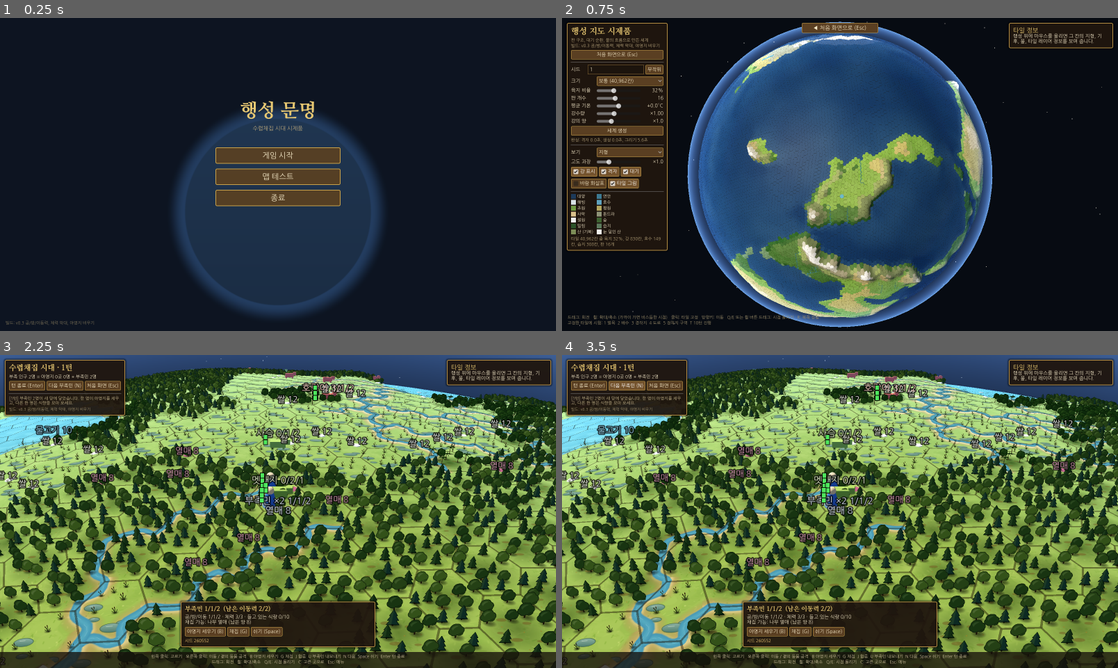
Above: before the commit, frames 1-4 (two rows, left to right).
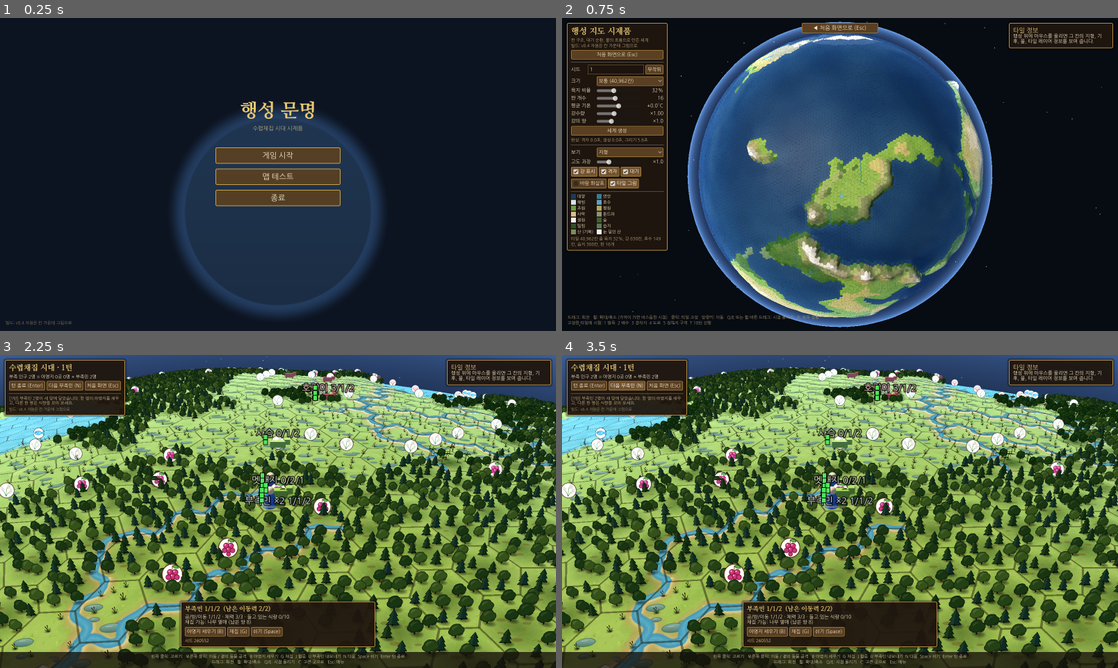
Above: after the commit, the same moments.

Repository: azsky18/planet-civ
Game: Godot game, scene res://main.tscn
Same seed, same stepped clock (60 frames per second), same inputs: the game is played once before the commit and once after it.
Inputs:
- Up to frame 1 (0.25 s): no input
- Up to frame 2 (0.75 s): click "맵 테스트" at 0.5 s
- Up to frame 3 (2.25 s): click "처음 화면으로 (Esc)" at 1.25 s; click "게임 시작" at 2 s
- Up to frame 4 (3.5 s): click "다음 부족민 (N)" at 2.75 s

The runs differ from the first frame. In frame 1, less than 0.1% of the frame differs, in the area x 3-17%, y 96-98%; in frame 2, less than 0.1%; in frame 3, 4.1%, in the area x 0-93%, y 3-100%; in frame 4, 4.1%.

Commit message:
v8.4: 채집 식량을 칸 가운데 그림으로, 매장량 숫자는 정보 창에서만
- 자원 표식을 칸 경계 쪽 원판+숫자 글자에서 칸 가운데 그림(밀, 쌀, 열매, 물고기, 조개)으로 바꿈
- 다 쓴 자원은 흐리게 표시
- 빈 칸을 왼쪽 클릭하면 그 칸 정보(매장량 포함)를 오른쪽 창에 고정

Co-Authored-By: Claude Opus 5.5 <noreply@anthropic.com>
Claude-Session: https://claude.ai/code/session_01Qhjcv9T3aL9eTCSWBnAu6T

Diff:
--- a/scripts/game.gd
+++ b/scripts/game.gd
@@ -244,6 +244,30 @@
 
 
 var _hp_tex := {}
+var _res_tex := {}
+
+## 채집 식량 그림 (64px SVG). 밝은 원판 위에 그려 어느 바닥에서도 잘 보이게 한다.
+const RES_SVG := {
+	1: "<g stroke='#6b4a12' stroke-width='2'><path d='M32 58 L32 18' fill='none'/><g fill='#f0c23e'><ellipse cx='32' cy='14' rx='4' ry='7'/><ellipse cx='25' cy='22' rx='4' ry='7' transform='rotate(-30 25 22)'/><ellipse cx='39' cy='22' rx='4' ry='7' transform='rotate(30 39 22)'/><ellipse cx='25' cy='33' rx='4' ry='7' transform='rotate(-30 25 33)'/><ellipse cx='39' cy='33' rx='4' ry='7' transform='rotate(30 39 33)'/><ellipse cx='26' cy='44' rx='4' ry='6' transform='rotate(-30 26 44)'/><ellipse cx='38' cy='44' rx='4' ry='6' transform='rotate(30 38 44)'/></g></g>",
+	2: "<g stroke='#2f5a1c' stroke-width='2' fill='none'><path d='M30 58 C30 40 30 26 40 14'/><path d='M30 58 C26 44 20 36 14 30'/><path d='M30 58 C34 46 42 40 50 38'/></g><g fill='#f7f3e0' stroke='#7a6a3a' stroke-width='1.5'><ellipse cx='42' cy='14' rx='3' ry='5'/><ellipse cx='38' cy='21' rx='3' ry='5'/><ellipse cx='45' cy='22' rx='3' ry='5'/><ellipse cx='14' cy='27' rx='3' ry='5'/><ellipse cx='19' cy='32' rx='3' ry='5'/><ellipse cx='50' cy='34' rx='3' ry='5'/><ellipse cx='45' cy='39' rx='3' ry='5'/></g>",
+	3: "<path d='M32 10 C40 6 48 10 50 16 C42 18 36 16 32 10 Z' fill='#4f9a3a' stroke='#245018' stroke-width='2'/><path d='M32 10 L32 20' stroke='#5a3a1a' stroke-width='2'/><g fill='#b0305e' stroke='#5a1030' stroke-width='2'><circle cx='26' cy='28' r='8'/><circle cx='40' cy='28' r='8'/><circle cx='33' cy='40' r='8'/><circle cx='21' cy='42' r='7'/><circle cx='45' cy='42' r='7'/><circle cx='33' cy='53' r='6'/></g><g fill='#f2b6cf'><circle cx='23' cy='25' r='2'/><circle cx='37' cy='25' r='2'/><circle cx='30' cy='37' r='2'/></g>",
+	4: "<path d='M8 32 C18 16 40 16 50 32 C40 48 18 48 8 32 Z' fill='#4aa3e0' stroke='#1c4f78' stroke-width='2.5'/><path d='M48 32 L60 20 L60 44 Z' fill='#4aa3e0' stroke='#1c4f78' stroke-width='2.5'/><circle cx='18' cy='29' r='3' fill='#10263a'/><path d='M26 24 C30 30 30 34 26 40' fill='none' stroke='#1c4f78' stroke-width='2'/>",
+	5: "<path d='M32 54 L10 30 C12 14 52 14 54 30 Z' fill='#f2a693' stroke='#8a3f2f' stroke-width='2.5'/><g stroke='#8a3f2f' stroke-width='2' fill='none'><path d='M32 54 L20 22'/><path d='M32 54 L32 18'/><path d='M32 54 L44 22'/><path d='M32 54 L13 28'/><path d='M32 54 L51 28'/></g><path d='M24 54 L40 54 L36 60 L28 60 Z' fill='#e48a76' stroke='#8a3f2f' stroke-width='2'/>",
+}
+
+
+func _res_icon(r: int) -> Texture2D:
+	if _res_tex.has(r):
+		return _res_tex[r]
+	var svg: String = "<svg xmlns='http://www.w3.org/2000/svg' width='64' height='64' viewBox='0 0 64 64'>" \
+		+ "<circle cx='32' cy='34' r='29' fill='#fff8e6' fill-opacity='0.82' stroke='#3a2a14' stroke-width='2.5'/>" \
+		+ RES_SVG[r] + "</svg>"
+	var img := Image.new()
+	img.load_svg_from_string(svg, 2.0)
+	img.generate_mipmaps()
+	var t := ImageTexture.create_from_image(img)
+	_res_tex[r] = t
+	return t
 
 ## 체력 막대 그림: 칸 하나가 체력 1. 남은 체력은 초록, 잃은 체력은 빨강, 위에서부터 잃는다.
 func _hp_texture(hp: int, full: int) -> ImageTexture:
@@ -343,7 +367,7 @@
 		if not alive.has(id):
 			_unit_nodes[id].queue_free()
 			_unit_nodes.erase(id)
-	# 채집 식량
+	# 채집 식량: 칸 가운데에 그림으로만 보여 준다 (남은 양은 칸을 클릭하면 오른쪽 정보 창에)
 	for i in gen.n:
 		var r: int = rules.res_kind[i]
 		if r == GameRules.Res.NONE:
@@ -351,25 +375,24 @@
 		var amt: int = rules.res_amt[i]
 		var entry: Array = _res_nodes.get(i, [])
 		if entry.is_empty():
-			var node := Node3D.new()
-			var mi := MeshInstance3D.new()
-			mi.mesh = _res_mesh
-			mi.material_override = _mat(GameRules.RES_COLORS[r])
-			mi.visibility_range_end = 0.9
-			node.add_child(mi)
-			var lbl := _label("", GameRules.RES_COLORS[r].lightened(0.3), 22, 0.3)
-			lbl.position = Vector3(0, hs.spacing * 0.12, 0)
-			node.add_child(lbl)
+			var icon := Sprite3D.new()
+			icon.texture = _res_icon(r)
+			icon.billboard = BaseMaterial3D.BILLBOARD_ENABLED
+			icon.pixel_size = hs.spacing * 0.34 / 128.0
+			icon.alpha_cut = SpriteBase3D.ALPHA_CUT_DISCARD
+			icon.texture_filter = BaseMaterial3D.TEXTURE_FILTER_LINEAR_WITH_MIPMAPS
+			icon.shaded = false
+			icon.visibility_range_end = 0.9
 			var tf: Transform3D = _frame(_ground(i))
-			tf.origin += (tf.basis.x * 0.3 - tf.basis.z * 0.3) * hs.spacing
-			node.transform = tf
-			marks.add_child(node)
-			entry = [node, lbl, mi, -1]
+			icon.position = tf.origin + tf.basis.y * hs.spacing * 0.18
+			marks.add_child(icon)
+			entry = [icon, -1]
 			_res_nodes[i] = entry
-		if entry[3] != amt or full:
-			entry[3] = amt
-			(entry[1] as Label3D).text = "%s %d" % [GameRules.RES_SHORT[r], amt] if amt > 0 else "%s (고갈)" % GameRules.RES_SHORT[r]
-			(entry[2] as MeshInstance3D).transparency = 0.0 if amt > 0 else 0.6
+		if entry[1] != amt or full:
+			entry[1] = amt
+			# 다 쓴 자원은 흐리게
+			(entry[0] as Sprite3D).modulate = Color(1, 1, 1, 1) if amt > 0 else Color(0.6, 0.6, 0.6, 0.45)
+			(entry[0] as Sprite3D).alpha_cut = SpriteBase3D.ALPHA_CUT_DISCARD if amt > 0 else SpriteBase3D.ALPHA_CUT_DISABLED
 	# 야영지와 부족민이 있는 칸: 이름표 하나에 모아 쓴다 (겹치지 않게)
 	var tags := {}
 	for c in rules.camps:
@@ -391,15 +414,10 @@
 				line += " · 식량 %d" % carry
 			tags[t].append(line)
 		var r2: int = rules.res_kind[t]
-		if r2 != GameRules.Res.NONE:
-			tags[t].append("%s %d" % [GameRules.RES_SHORT[r2], rules.res_amt[t]])
-			(_res_nodes[t][1] as Label3D).set_meta("on", false)
 	for t in _tag_nodes.keys():
 		if not tags.has(t):
 			_tag_nodes[t].queue_free()
 			_tag_nodes.erase(t)
-			if _res_nodes.has(t):
-				(_res_nodes[t][1] as Label3D).set_meta("on", true)
 	for t in tags:
 		var lbl: Label3D = _tag_nodes.get(t)
 		if lbl == null:
@@ -841,6 +859,12 @@
 	else:
 		sel_unit = null
 		sel_camp = null
+		# 빈 칸을 누르면 그 칸 정보를 오른쪽 창에 고정한다 (한 번 더 누르면 풀림)
+		selected = -1 if selected == t else t
+		_draw_selection()
+		_refresh_hud()
+		return
+	selected = -1
 	_draw_selection()
 	_refresh_hud()
 
@@ -905,7 +929,7 @@
 	super._update_info()
 	if rules == null:
 		return
-	var i: int = hover
+	var i: int = selected if selected >= 0 else hover
 	if i < 0:
 		return
 	var lines: Array = []
--- a/scripts/main.gd
+++ b/scripts/main.gd
@@ -5,7 +5,7 @@
 const LEVEL_LABELS := ["작게 (10,242칸)", "보통 (40,962칸)", "크게 (163,842칸, 느림)"]
 const MODE_LABELS := ["지형", "고도", "기온", "강수량", "판 구조", "기압과 바람", "식생"]
 ## 화면에 표시되는 빌드 이름. PC에서 어떤 버전이 실행 중인지 확인하는 용도.
-const BUILD := "v8.3 공/방/이동력, 체력 막대, 야영지 비우기"
+const BUILD := "v8.4 자원은 칸 가운데 그림으로"
 const COMPASS := ["북", "북동", "동", "남동", "남", "남서", "서", "북서"]
 
 var hs := HexSphere.new()
